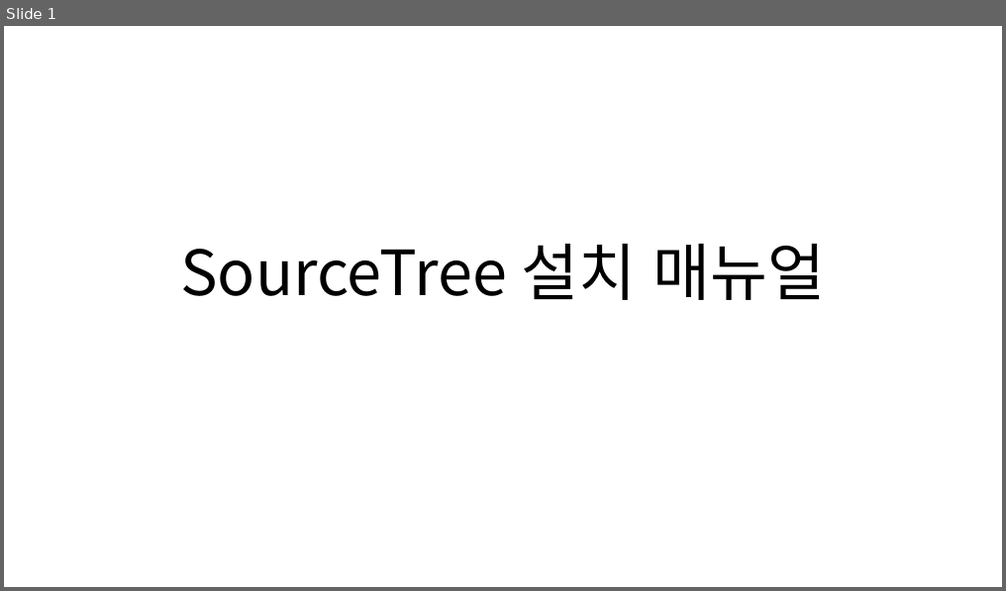
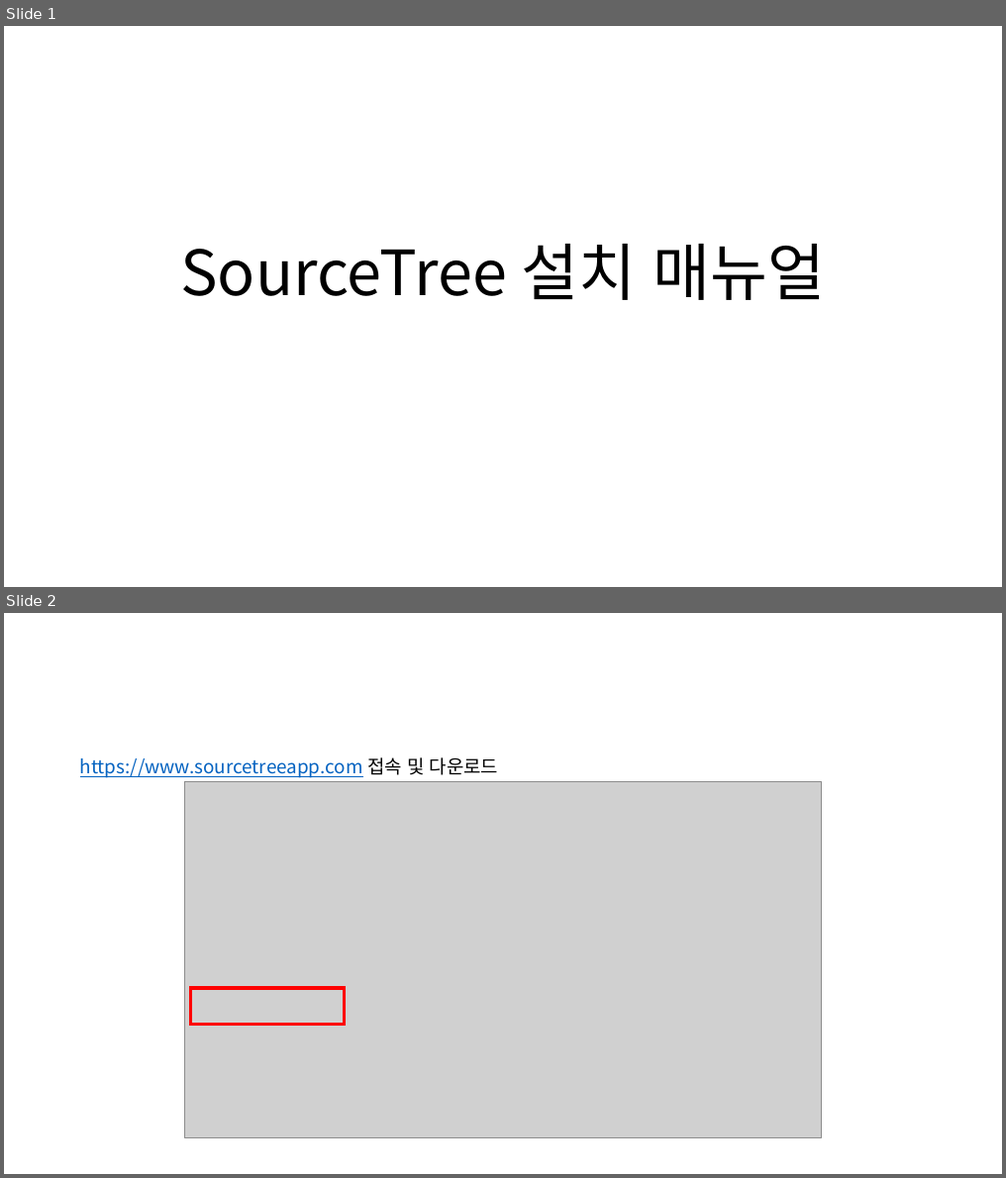
Before and after one commit to 92-seok/woobo_sriver, a slide deck: doc/매뉴얼/개발환경_설치매뉴얼(SourceTree).pptx. Shown one above the other, each under a label of ours: slide 1 before the commit, slides 1 and 2 after it. The pictures are 1006x591 and 1006x1178 pixels, drawn with LibreOffice and Linux fonts; fonts in the diff are those of the drawing; grey boxes stand for pictures. Boxes give left, top, right and bottom in pixels: in the first picture for what was removed or moved away, otherwise in the second. Text is boxed around its words. In the diff, an @@ line names an element or a change of style, - is before the commit and + after.

```diff
--- a/doc/매뉴얼/개발환경_설치매뉴얼(SourceTree).pptx
+++ b/doc/매뉴얼/개발환경_설치매뉴얼(SourceTree).pptx
@@ slide 2 added at box(4, 613, 1002, 1174), background #FFFFFF @@
@@ text added at box(80, 758, 499, 778), 18 pt, text #0563C1, underline @@
+https://www.sourcetreeapp.com 접속 및 다운로드
@@ picture added at box(184, 781, 822, 1138) @@
@@ rectangle added at box(190, 988, 345, 1025), outline #FF0000 3 pt @@
```
Also in this commit, not shown: 2 slides changed, 9 other slides added, 2 slides removed.
